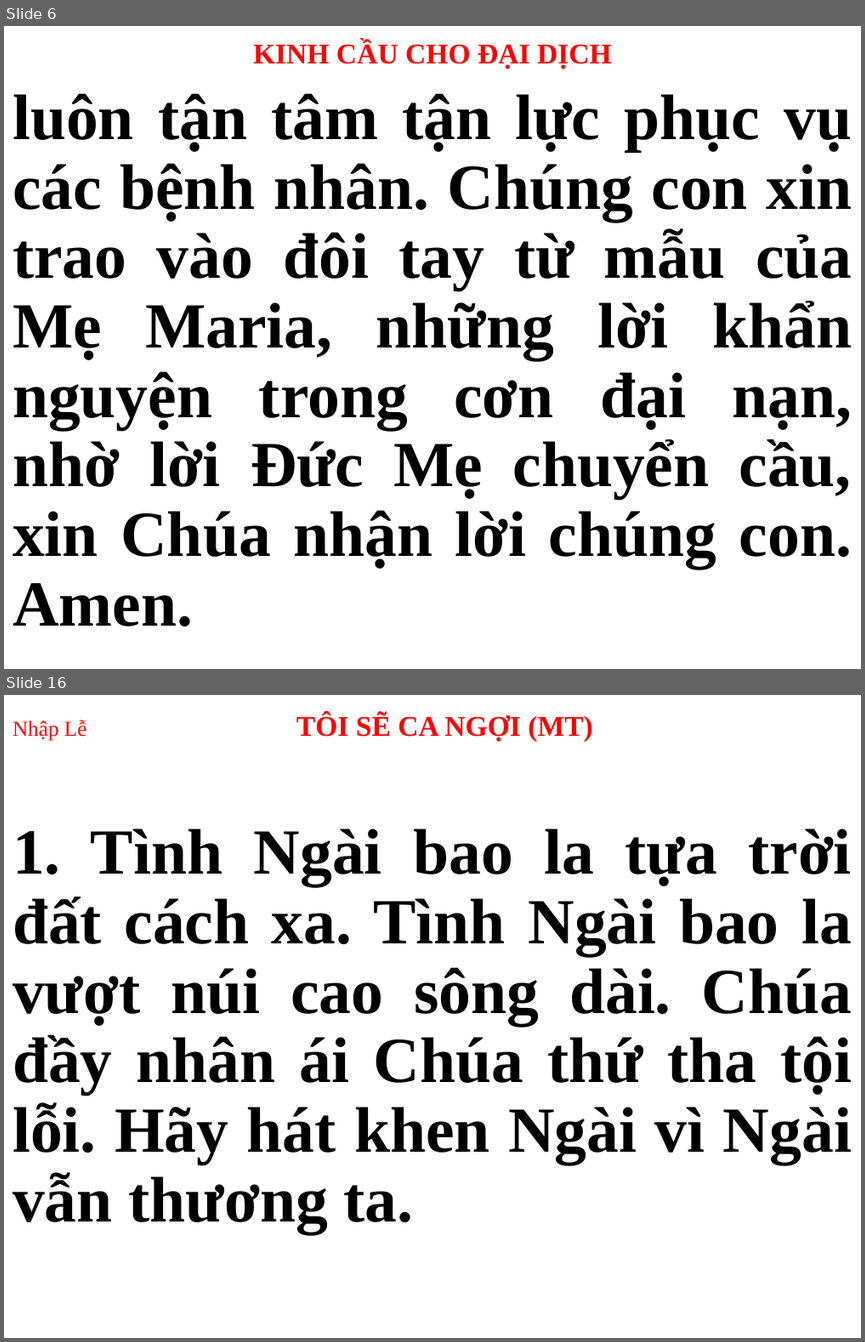
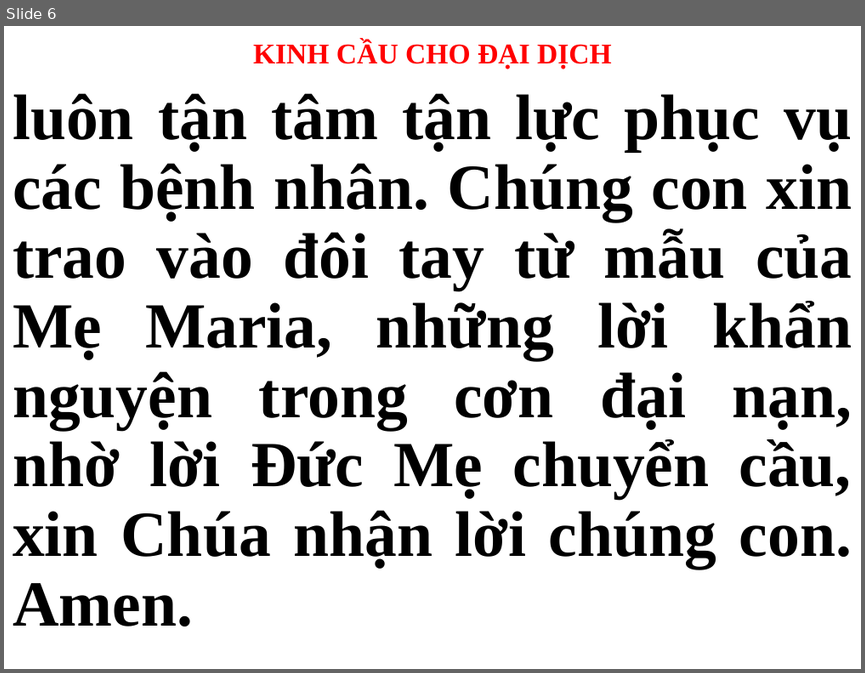
Before and after one commit to webfullstack99/usb-songs, a slide deck: Thứ 3.pptx. Shown one above the other, each under a label of ours: slides 6 and 16 before the commit, slide 6 after it; the slides between them are not shown. The pictures are 865x1342 and 865x673 pixels, drawn with LibreOffice and Linux fonts; fonts in the diff are those of the drawing. Boxes give left, top, right and bottom in pixels: in the first picture for what was removed or moved away, otherwise in the second. Text is boxed around its words. In the diff, an @@ line names an element or a change of style, - is before the commit and + after.

```diff
--- a/Thứ 3.pptx
+++ b/Thứ 3.pptx
@@ slide 16 removed at (4,695,861,1338), background #FFFFFF @@
@@ title removed at (12,713,592,741) @@
-Nhập Lễ TÔI SẼ CA NGỢI (MT)
@@ subtitle removed at (12,828,851,1234) @@
-1. Tình Ngài bao la tựa trời đất cách xa. Tình Ngài bao la vượt núi cao sông dài. Chúa đầy nhân ái Chúa thứ tha tội lỗi. Hãy hát khen Ngài vì Ngài vẫn thương ta.
```
Also in this commit, not shown: 2 slides changed, 15 slides added, 13 other slides removed.
